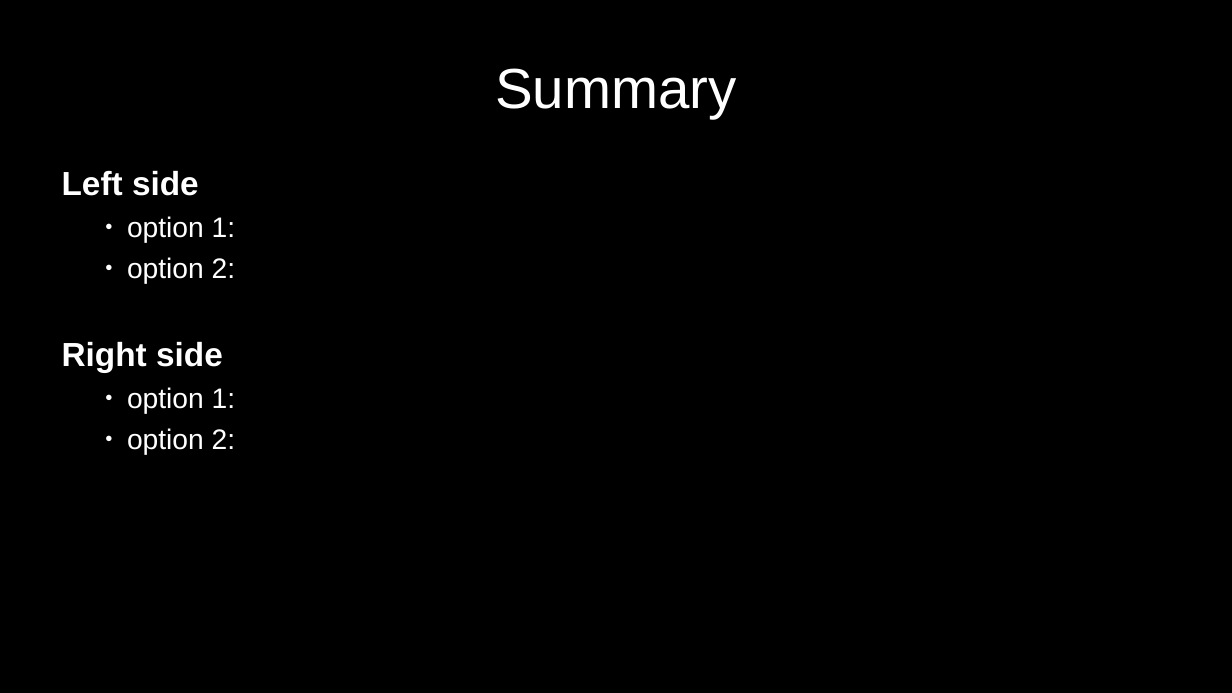
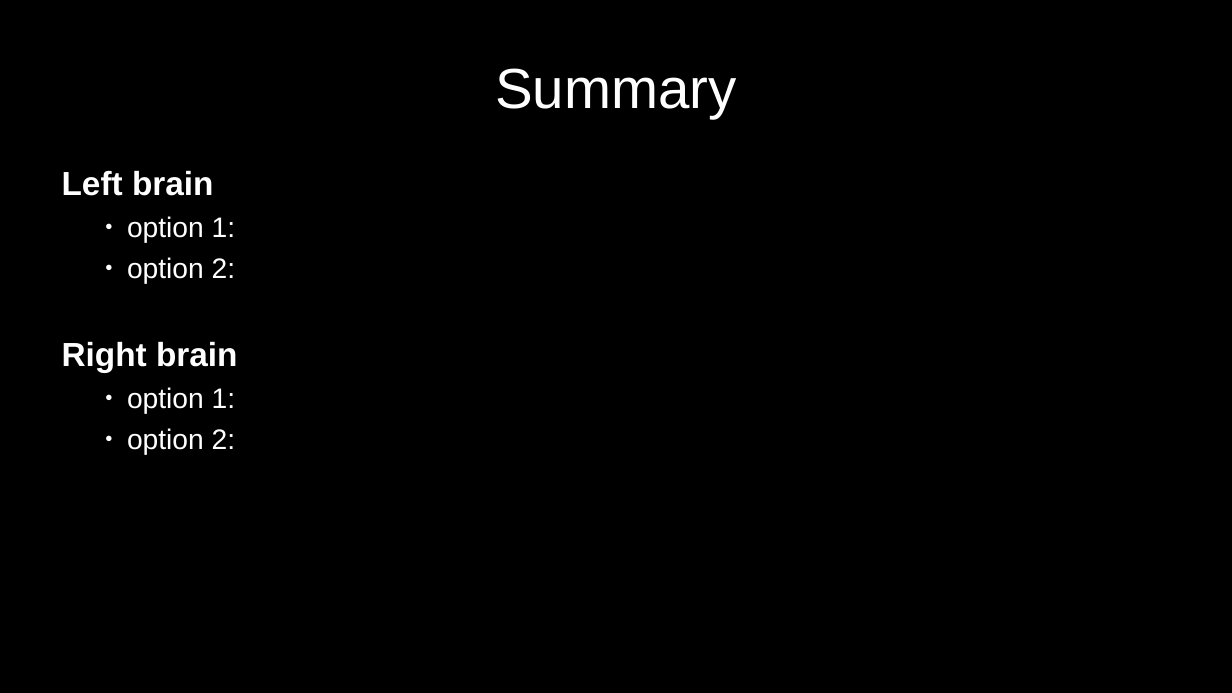
Before and after one commit to greydongilmore/clinical_dicom2bids_smk, a slide deck: slide 14 of resources/bsci_reconstructions.odp (slide 23 before the commit). Drawn at 1232x693 pixels with LibreOffice and Linux fonts; fonts in the diff are those of the drawing. Boxes give left, top, right and bottom in pixels: in the first picture for what was removed or moved away, otherwise in the second. Text is boxed around its words. In the diff, an @@ line names an element or a change of style, - is before the commit and + after.

```diff
--- a/resources/bsci_reconstructions.odp
+++ b/resources/bsci_reconstructions.odp
@@ subtitle at (62,170,213,196): text changed @@
-Left side
+Left brain
@@ subtitle at (62,341,237,372): text changed @@
-Right side
+Right brain
```
Also in this commit, not shown: 9 other slides changed, 1 slide added, 10 slides removed, 2 other files.
